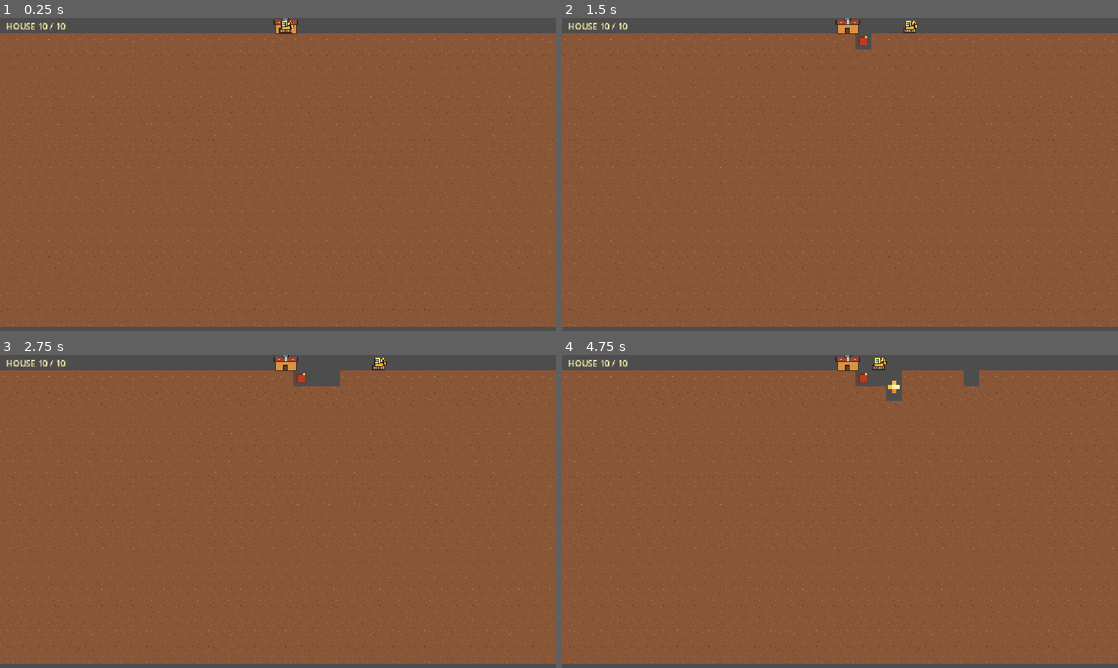
Above: before the commit, frames 1-4 (two rows, left to right).
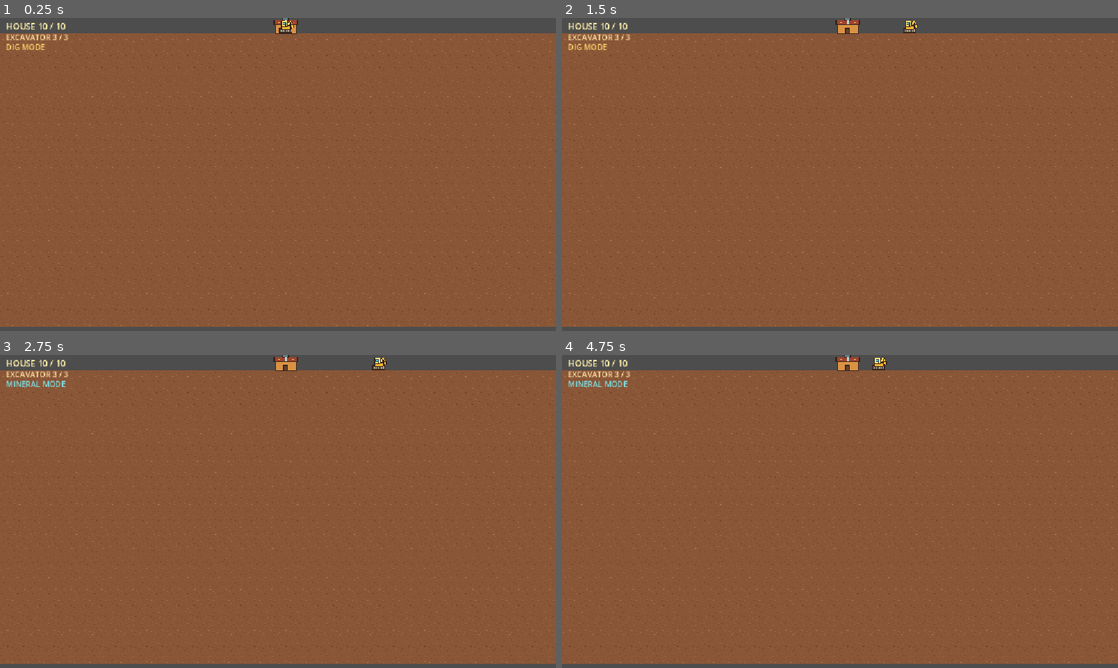
Above: after the commit, the same moments.

Repository: ocsarpo/dig-game
Game: Godot game, scene res://main.tscn
Same seed, same stepped clock (60 frames per second), same inputs: the game is played once before the commit and once after it. The engine's default icon, where the game draws it, is replaced by a stand-in: a white triangle on a blue panel in a dark square. Sound files missing from this copy of the repository are replaced by a short silence.
Inputs (mouse positions are in pixels of both pictures, inside the frame that each line leads up to):
- Up to frame 1 (0.25 s): no input
- Up to frame 2 (1.5 s): tap Enter at 0.5 s; move the mouse to (962, 158) at 0.52 s; hold Right (ui_right) 0.53-1.28 s; tap Space (radial_shot, bound only before the commit) at 0.6 s; click (962, 158) at 0.67 s; tap T (toggle_mode, bound only after the commit) at 0.8, 1.35 s; move the mouse to (728, 190) at 1.27 s; hold Left (ui_left) from 1.28 s (still down)
- Up to frame 3 (2.75 s): tap Space (radial_shot, bound only before the commit) at 1.55, 2.1 s; move the mouse to (333, 442) at 2.02 s; release Left (ui_left) at 2.03 s; hold Right (ui_right) from 2.03 s (still down); tap T (toggle_mode, bound only after the commit) at 2.3 s
- Up to frame 4 (4.75 s): move the mouse to (812, 574) at 2.77 s; tap T (toggle_mode, bound only after the commit) at 2.85, 3.8 s; click (812, 574) at 2.92 s; tap Space (radial_shot, bound only before the commit) at 3.05, 4.55 s; move the mouse to (1006, 558) at 3.52 s; release Right (ui_right) at 3.53 s; hold Left (ui_left) from 3.53 s (still down); tap R at 3.6 s; move the mouse to (673, 464) at 4.27 s; tap 1 at 4.35 s

The runs differ from the first frame. In frame 1, 0.2% of the frame differs, in the area x 1-13%, y 5-11%; in frame 2, 0.4%; in frame 3, 0.7%; in frame 4, 1.0%, in the area x 1-75%, y 4-15%.

Commit message:
feat: switch to excavation and mineral economy

Diff:
--- a/enemy.gd
+++ b/enemy.gd
@@ -8,6 +8,7 @@
 var move_interval := 0.38
 var rng := RandomNumberGenerator.new()
 var siege_timer := 3.0
+var touching_player := false
 
 func setup(hp: int, target: Node2D, map: TileMapLayer, game_manager: Node2D, seed_value: int) -> void:
 	hit_points = hp * 2
@@ -18,6 +19,19 @@
 	add_to_group("enemies")
 
 func _process(delta: float) -> void:
+	if manager == null or manager.game_over or manager.game_won:
+		return
+	# Treat a vertically adjacent tile as contact; the pixel-art silhouettes nearly touch at this spacing.
+	var is_touching_player := global_position.distance_to(player.global_position) <= 32.0
+	if is_touching_player and not touching_player:
+		touching_player = true
+		manager.damage_excavator(1)
+		take_hit(1)
+		if manager.game_over or hit_points <= 0:
+			return
+	elif not is_touching_player:
+		touching_player = false
+
 	var current := ground.local_to_map(ground.to_local(global_position))
 	var top_row: int = manager.map_bounds.position.y
 	var defense_row := top_row + 1
--- a/game_manager.gd
+++ b/game_manager.gd
@@ -1,28 +1,24 @@
 extends Node2D
 
 const ENEMY_SCRIPT = preload("res://enemy.gd")
-const PICKUP_SCRIPT = preload("res://pickup.gd")
-const ATTACK_UP_SFX = preload("res://assets/audio/attack_upgrade.wav")
-const DEFENSE_UP_SFX = preload("res://assets/audio/defense_upgrade.wav")
 const MISSILE_LAUNCH_SFX = preload("res://assets/audio/missile_launch.wav")
 const MISSILE_IMPACT_SFX = preload("res://assets/audio/missile_impact.wav")
 const ENEMY_HIT_SFX = preload("res://assets/audio/enemy_hit.wav")
 const HOUSE_ATTACK_SFX = preload("res://assets/audio/house_attack.wav")
 const HOUSE_EXPLOSION_SFX = preload("res://assets/audio/house_explosion.wav")
-const BOMB_EXPLOSION_SFX = preload("res://assets/audio/bomb_explosion.wav")
 var ground: TileMapLayer
 var player: Node2D
 
 var half_damaged: Dictionary = {}
 var missile_level := 1
-var defense_level := 1
 var game_over := false
 var game_won := false
 var house_lives := 10
+const EXCAVATOR_MAX_HEALTH := 3
+var excavator_health := EXCAVATOR_MAX_HEALTH
 var rng := RandomNumberGenerator.new()
 var map_bounds := Rect2i()
 var house: Node2D
-var turret_timer := 0.0
 var game_over_overlay: Control
 
 func _ready() -> void:
@@ -79,36 +75,11 @@
 			for x in range(-1, 2):
 				damage_dirt(cell + Vector2i(x, y), 2)
 
-func is_bomb(cell: Vector2i) -> bool:
-	for bomb in get_tree().get_nodes_in_group("bombs"):
-		if ground.local_to_map(ground.to_local(bomb.global_position)) == cell:
-			return true
-	return false
-
-func detonate_bomb(cell: Vector2i) -> void:
-	play_sfx(BOMB_EXPLOSION_SFX, 0.0)
-	for bomb in get_tree().get_nodes_in_group("bombs"):
-		if ground.local_to_map(ground.to_local(bomb.global_position)) == cell:
-			bomb.queue_free()
-	var center := ground.to_global(ground.map_to_local(cell))
-	for y in range(-2, 3):
-		for x in range(-2, 3):
-			damage_dirt(cell + Vector2i(x, y), 2)
-			for enemy in get_tree().get_nodes_in_group("enemies"):
-				if ground.local_to_map(ground.to_local(enemy.global_position)) == cell + Vector2i(x, y):
-					enemy.queue_free()
-	_spawn_flash(center)
-
-func _process(delta: float) -> void:
+func _process(_delta: float) -> void:
 	if game_over:
 		return
 	if game_won:
 		return
-	if defense_level >= 2:
-		turret_timer -= delta
-		if turret_timer <= 0.0:
-			_fire_house_missile()
-			turret_timer = 10.0 if defense_level == 2 else 5.0
 	_check_win()
 
 func damage_house(amount: int = 1) -> void:
@@ -120,41 +91,15 @@
 	if house_lives <= 0:
 		start_game_over()
 
-func hit_pickup(pickup: Node) -> void:
-	if pickup.kind == "missile":
-		var previous_level := missile_level
-		missile_level = mini(3, missile_level + 1)
-		if missile_level > previous_level:
-			_play_upgrade_sfx(ATTACK_UP_SFX)
-	elif pickup.kind == "defense":
-		var previous_level := defense_level
-		defense_level = mini(3, defense_level + 1)
-		if defense_level > previous_level:
-			_play_upgrade_sfx(DEFENSE_UP_SFX)
-			turret_timer = 10.0 if defense_level == 2 else 5.0
-	elif pickup.kind == "heart":
-		house_lives = mini(10, house_lives + 1)
-		queue_redraw()
-	pickup.queue_free()
-
-func _fire_house_missile() -> void:
-	var nearest: Node2D = null
-	var nearest_distance := INF
-	for enemy in get_tree().get_nodes_in_group("enemies"):
-		var distance := house.global_position.distance_squared_to(enemy.global_position)
-		if distance < nearest_distance:
-			nearest = enemy
-			nearest_distance = distance
-	if nearest == null:
+func damage_excavator(amount: int = 1) -> void:
+	if game_over or game_won:
 		return
-	var missile := preload("res://missile.tscn").instantiate()
-	missile.global_position = house.global_position + Vector2(0, -8)
-	missile.direction = (nearest.global_position - missile.global_position).normalized()
-	missile.level = 1
-	missile.house_shot = true
-	missile.target = nearest
-	get_parent().add_child(missile)
-	play_missile_launch_sound()
+	excavator_health = maxi(0, excavator_health - amount)
+	queue_redraw()
+	if excavator_health <= 0:
+		game_over = true
+		game_over_overlay.begin_player_fire_at_world_position(player.global_position)
+		_freeze_round_entities()
 
 func start_game_over() -> void:
 	game_over = true
@@ -167,8 +112,6 @@
 		enemy.set_process(false)
 	for missile in get_tree().get_nodes_in_group("missiles"):
 		missile.set_process(false)
-	for pickup in get_tree().get_nodes_in_group("pickups"):
-		pickup.set_process(false)
 
 func _unhandled_input(event: InputEvent) -> void:
 	if game_over and event is InputEventKey and event.pressed and not event.echo and event.keycode == KEY_R:
@@ -188,46 +131,21 @@
 		game_over_overlay.show_pending("NEXT ROUND IS THE NEXT TASK")
 
 func _spawn_dirt_result(world_position: Vector2) -> void:
-	var roll := rng.randf()
-	if roll < 0.30:
-		var cell := ground.local_to_map(ground.to_local(world_position))
-		var player_cell := ground.local_to_map(ground.to_local(player.global_position))
-		if cell.y - player_cell.y <= 4:
-			return
-		var hp_roll := rng.randf()
-		var hp := 1 if hp_roll < 0.50 else (2 if hp_roll < 0.80 else 3)
-		var count := rng.randi_range(1, 3)
-		for i in range(count):
-			var enemy := Node2D.new()
-			enemy.set_script(ENEMY_SCRIPT)
-			add_child(enemy)
-			enemy.global_position = world_position + Vector2(rng.randi_range(-12, 12), rng.randi_range(-12, 12))
-			enemy.setup(hp, player, ground, self, rng.randi())
-	elif roll < 0.40:
-		_spawn_pickup(world_position, "missile")
-	elif roll < 0.50:
-		_spawn_pickup(world_position, "defense")
-	elif roll < 0.60:
-		_spawn_pickup(world_position, "bomb")
-	elif roll < 0.65:
-		_spawn_pickup(world_position, "heart")
-
-func _spawn_pickup(world_position: Vector2, kind: String) -> void:
-	var pickup := Node2D.new()
-	pickup.set_script(PICKUP_SCRIPT)
-	add_child(pickup)
-	pickup.global_position = world_position
-	pickup.setup(kind)
-
-func _spawn_flash(world_position: Vector2) -> void:
-	var flash := Node2D.new()
-	flash.set_script(PICKUP_SCRIPT)
-	add_child(flash)
-	flash.global_position = world_position
-	flash.setup("flash")
-
-func _play_upgrade_sfx(sound: AudioStream) -> void:
-	play_sfx(sound)
+	if rng.randf() >= 0.60:
+		return
+	var cell := ground.local_to_map(ground.to_local(world_position))
+	var player_cell := ground.local_to_map(ground.to_local(player.global_position))
+	if cell.y - player_cell.y <= 4:
+		return
+	var hp_roll := rng.randf()
+	var hp := 1 if hp_roll < 0.50 else (2 if hp_roll < 0.80 else 3)
+	var count := rng.randi_range(1, 3)
+	for i in range(count):
+		var enemy := Node2D.new()
+		enemy.set_script(ENEMY_SCRIPT)
+		add_child(enemy)
+		enemy.global_position = world_position + Vector2(rng.randi_range(-12, 12), rng.randi_range(-12, 12))
+		enemy.setup(hp, player, ground, self, rng.randi())
 
 func play_missile_launch_sound() -> void:
 	play_sfx(MISSILE_LAUNCH_SFX)
@@ -264,3 +182,8 @@
 		draw_line(center + Vector2(0, 0), center + Vector2(2, 6), Color("21150f"), 2.0)
 	if not game_over and not game_won:
 		draw_string(ThemeDB.fallback_font, Vector2(12, 24), "HOUSE %d / 10" % house_lives, HORIZONTAL_ALIGNMENT_LEFT, -1, 18, Color("fff0aa"))
+		draw_string(ThemeDB.fallback_font, Vector2(12, 46), "EXCAVATOR %d / %d" % [excavator_health, EXCAVATOR_MAX_HEALTH], HORIZONTAL_ALIGNMENT_LEFT, -1, 16, Color("ffe0a0"))
+		var mining_mode: bool = player.get("mining_mode")
+		var mode_label := "MINERAL MODE" if mining_mode else "DIG MODE"
+		var mode_color := Color("7de3e8") if mining_mode else Color("ffd36b")
+		draw_string(ThemeDB.fallback_font, Vector2(12, 66), mode_label, HORIZONTAL_ALIGNMENT_LEFT, -1, 16, mode_color)
--- a/game_over_overlay.gd
+++ b/game_over_overlay.gd
@@ -18,6 +18,14 @@
 	show()
 	queue_redraw()
 
+func begin_player_fire_at_world_position(world_position: Vector2) -> void:
+	blast_center = get_viewport().get_canvas_transform() * world_position
+	elapsed = 0.0
+	active = true
+	mode = "player_fire"
+	show()
+	queue_redraw()
+
 func show_round_clear() -> void:
 	active = true
 	mode = "clear"
@@ -30,7 +38,7 @@
 	queue_redraw()
 
 func _process(delta: float) -> void:
-	if active and mode == "failure":
+	if active and (mode == "failure" or mode == "player_fire"):
 		elapsed += delta
 		queue_redraw()
 
@@ -55,6 +63,13 @@
 			var age := fposmod(elapsed - i * 0.22, cycle_duration)
 			if age < 0.38:
 				_draw_burst(blast_center + blast_offsets[i], age)
+		if elapsed >= 1.8:
+			var center := size * 0.5
+			_draw_panel(center)
+			draw_string(ThemeDB.fallback_font, center + Vector2(-99, -2), "ROUND FAILED", HORIZONTAL_ALIGNMENT_LEFT, -1, 25, Color.WHITE)
+			draw_string(ThemeDB.fallback_font, center + Vector2(-144, 34), "PRESS R TO RETRY THIS ROUND", HORIZONTAL_ALIGNMENT_LEFT, -1, 15, Color.WHITE)
+	elif mode == "player_fire":
+		_draw_player_fire(blast_center)
 		if elapsed >= 1.8:
 			var center := size * 0.5
 			_draw_panel(center)
@@ -88,3 +103,13 @@
 	draw_rect(Rect2(center.x - 2, center.y - extent + 2, 4, (extent - 2) * 2), Color("ef542f"))
 	draw_rect(Rect2(center.x - 3, center.y - 3, 6, 6), Color("ffc34a"))
 	draw_rect(Rect2(center.x - 1, center.y - 1, 2, 2), Color("fff0aa"))
+
+func _draw_player_fire(center: Vector2) -> void:
+	var flicker := int(elapsed * 10.0) % 3
+	draw_rect(Rect2(center + Vector2(-12, 4), Vector2(24, 12)), Color("71351f"))
+	draw_rect(Rect2(center + Vector2(-11, -5 - flicker), Vector2(7, 14 + flicker)), Color("ef542f"))
+	draw_rect(Rect2(center + Vector2(-3, -12 + flicker), Vector2(7, 21 - flicker)), Color("ff8d32"))
+	draw_rect(Rect2(center + Vector2(5, -7 - flicker), Vector2(7, 16 + flicker)), Color("ef542f"))
+	draw_rect(Rect2(center + Vector2(-7, -5), Vector2(4, 10)), Color("ffc34a"))
+	draw_rect(Rect2(center + Vector2(-1, -8), Vector2(4, 13)), Color("fff0aa"))
+	draw_rect(Rect2(center + Vector2(7, -4), Vector2(3, 9)), Color("ffc34a"))
--- a/missile.gd
+++ b/missile.gd
@@ -3,9 +3,6 @@
 var speed: float = 300.0
 var direction: Vector2 = Vector2.DOWN
 var level := 1
-var house_shot := false
-var target: Node2D
-var turn_speed := 3.0
 
 var life_time: float = 5.0
 var exploded: bool = false
@@ -27,30 +24,15 @@
 			queue_free()
 		return
 
-	if house_shot and is_instance_valid(target):
-		var desired := (target.global_position - global_position).normalized()
-		var turn := direction.angle_to(desired)
-		direction = direction.rotated(clampf(turn, -turn_speed * delta, turn_speed * delta)).normalized()
-		rotation = direction.angle()
 	position += direction * speed * delta
 
 	if ground != null:
 		var cell := ground.local_to_map(ground.to_local(global_position))
 		var manager: Variant = get_tree().current_scene.get_node_or_null("GameManager")
-		if not house_shot and manager != null and manager.is_bomb(cell):
-			manager.detonate_bomb(cell)
-			_explode(false)
-			return
-		if not house_shot and manager != null and ground.get_cell_source_id(cell) != -1:
+		if manager != null and ground.get_cell_source_id(cell) != -1:
 			manager.fire_hit(cell, level)
 			_explode()
 			return
-		if not house_shot and manager != null:
-			for pickup in get_tree().get_nodes_in_group("pickups"):
-				if pickup.global_position.distance_to(global_position) < 14.0:
-					manager.hit_pickup(pickup)
-					_explode()
-					return
 		for enemy in get_tree().get_nodes_in_group("enemies"):
 			if enemy.global_position.distance_to(global_position) < 14.0:
 				if manager != null:
@@ -64,14 +46,13 @@
 	if life_time <= 0:
 		queue_free()
 
-func _explode(play_sound: bool = true) -> void:
+func _explode() -> void:
 	exploded = true
 	explosion_time = 0.12
 	sprite.hide()
-	if play_sound:
-		var manager = get_tree().current_scene.get_node_or_null("GameManager")
-		if manager != null:
-			manager.play_missile_impact_sound()
+	var manager = get_tree().current_scene.get_node_or_null("GameManager")
+	if manager != null:
+		manager.play_missile_impact_sound()
 	queue_redraw()
 
 func _draw() -> void:
--- a/pickup.gd
+++ /dev/null
@@ -1,44 +0,0 @@
-extends Node2D
-
-var kind := "missile"
-var age := 0.0
-var lifetime := 0.0
-
-func setup(pickup_kind: String) -> void:
-	kind = pickup_kind
-	if kind == "bomb": add_to_group("bombs")
-	elif kind != "flash": add_to_group("pickups")
-	else: lifetime = 0.16
-
-func _process(delta: float) -> void:
-	if kind == "flash":
-		lifetime -= delta
-		if lifetime <= 0.0: queue_free()
-		queue_redraw()
-	else:
-		age += delta
-		queue_redraw()
-
-func _draw() -> void:
-	if kind == "missile":
-		draw_rect(Rect2(-8, -8, 16, 16), Color("71351f"))
-		draw_rect(Rect2(-5, -5, 10, 10), Color("ffc34a"))
-		draw_rect(Rect2(-2, -2, 5, 5), Color("fff0aa"))
-	elif kind == "defense":
-		draw_rect(Rect2(-8, -8, 16, 16), Color("273d70"))
-		draw_rect(Rect2(-5, -5, 10, 10), Color("70b8e8"))
-		draw_rect(Rect2(-2, -2, 4, 4), Color("e8f8ff"))
-	elif kind == "bomb":
-		draw_rect(Rect2(-10, -10, 20, 20), Color("71351f"))
-		draw_rect(Rect2(-7, -7, 14, 14), Color("b83d28"))
-		draw_rect(Rect2(3, -11, 5, 5), Color("ffc34a"))
-	elif kind == "heart":
-		draw_rect(Rect2(-7, -6, 6, 6), Color("661e2b"))
-		draw_rect(Rect2(1, -6, 6, 6), Color("661e2b"))
-		draw_rect(Rect2(-6, -5, 12, 7), Color("ef4053"))
-		draw_rect(Rect2(-4, 2, 8, 4), Color("ef4053"))
-		draw_rect(Rect2(-2, 6, 4, 3), Color("ef4053"))
-		draw_rect(Rect2(-4, -4, 3, 2), Color("ffd6d8"))
-	else:
-		var radius := maxf(1.0, 12.0 * lifetime / 0.16)
-		draw_rect(Rect2(-radius, -radius, radius * 2, radius * 2), Color("ffc34a"))
--- a/player.gd
+++ b/player.gd
@@ -5,10 +5,10 @@
 @onready var sprite: Sprite2D = $Sprite2D
 const TILE_SIZE: int = 32
 const MOVE_INTERVAL: float = 0.15
-const MISSILE_SCENE = preload("res://missile.tscn")
 
 var move_timer: float = 0.0
 var facing_direction := Vector2.RIGHT
+var mining_mode := false
 
 func _ready() -> void:
 	sprite.hide()
@@ -20,16 +20,9 @@
 func _process(delta: float) -> void:
 	if game_manager.game_over or game_manager.game_won:
 		return
-	if Input.is_action_just_pressed("radial_shot"):
-		# missile.tscn을 실제 게임 안에 하나 생성
-		var missile = MISSILE_SCENE.instantiate()
-		# 생성된 Missile을 Player 위치에 놓음
-		missile.global_position = global_position
-		missile.direction = Vector2.DOWN
-		missile.level = game_manager.missile_level
-		# Player와 같은 부모인 Main 아래에 Missile을 실제로 추가
-		get_parent().add_child(missile)
-		game_manager.play_missile_launch_sound()
+	if Input.is_action_just_pressed("toggle_mode"):
+		mining_mode = not mining_mode
+		game_manager.queue_redraw()
 
 	move_timer -= delta
 	if move_timer > 0:
--- a/project.godot
+++ b/project.godot
@@ -22,9 +22,14 @@
 
 [input]
 
-radial_shot={
+interact={
 "deadzone": 0.2,
-"events": [Object(InputEventKey,"resource_local_to_scene":fa …(140 unchanged characters)… d":false,"keycode":0,"physical_keycode":32,"key_label":0,"unicode":32,"location":0,"echo":false,"script":null)
+"events": [Object(InputEventKey,"resource_local_to_scene":fa …(140 unchanged characters)… d":false,"keycode":0,"physical_keycode":69,"key_label":0,"unicode":101,"location":0,"echo":false,"script":null)
+]
+}
+toggle_mode={
+"deadzone": 0.2,
+"events": [Object(InputEventKey,"resource_local_to_scene":false,"resource_name":"","device":-1,"window_id":0,"alt_pressed":false,"shift_pressed":false,"ctrl_pressed":false,"meta_pressed":false,"pressed":false,"keycode":0,"physical_keycode":84,"key_label":0,"unicode":116,"location":0,"echo":false,"script":null)
 ]
 }
 
Not shown, removed: assets/audio/attack_upgrade.wav.import
Not shown, removed: assets/audio/bomb_explosion.wav.import
Not shown, removed: assets/audio/defense_upgrade.wav.import
Not shown, removed: pickup.gd.uid
Not shown, removed: assets/audio/attack_upgrade.wav
Not shown, removed: assets/audio/bomb_explosion.wav
Not shown, removed: assets/audio/defense_upgrade.wav
Not shown, added: docs/game-balance.md
Not shown, changed: docs/game-design.md
Not shown, changed: docs/prototype-notes.md
